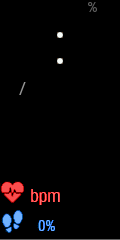
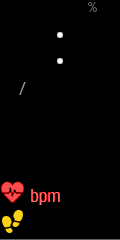
Comparing the layer stacks of the two 120 × 240 images. Changes:
added group "Stats - Minimal" with 3 layers in group "Stats" over [1, 210, 55, 233]
added layer "Stats - Minimal - Steps - Icon" in group "Stats - Minimal" over [2, 210, 23, 233]
renamed "Stats - Minimal" to "Stats - Minimal - BG", moved it into group "Stats - Minimal", painted on it over [1, 210, 55, 233]
